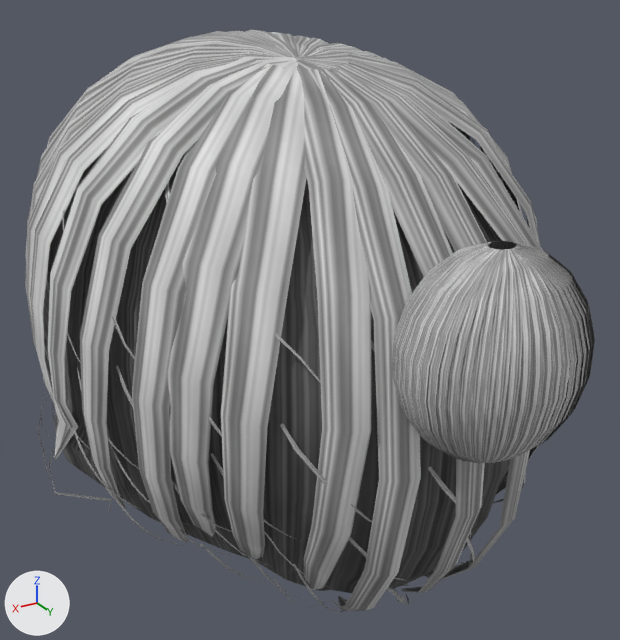
Two versions of the glTF model game/public/assets/models/hair/unified_f_bun.glb, one commit apart.
Camera for both pictures: a camera (50 mm lens) standing at (0.0808, 0.1303, 1.0201) and looking at (-0.0018, -0.0072, 0.9514). Lighting does not change. The marker at lower left points along +X, +Y and +Z. The picture after the commit comes second. Where no turn or scale is listed for an object, it has been applied to the vertices. Vertices at exactly the same position are counted once.

Script lines for the objects in view, before the commit:
```python
me_hair_coiled_bun = bpy.data.meshes.new('Hair_coiled_bun')
me_hair_coiled_bun.from_pydata(...)  # 1120 vertices, 1008 faces; spans x -0.0153..0.0153, y -0.0124..0.0124, z -0.0164..0.0165
me_hair_coiled_bun.materials.append(mat_hair_strands)  # picture img_hair_strand_albedo
me_hair_directional_locks_007 = bpy.data.meshes.new('Hair_directional_locks.007')
me_hair_directional_locks_007.from_pydata(...)  # 1280 vertices, 1728 faces; spans x -0.0516..0.0515, y -0.0762..0.047, z 0.9061..1.0055
me_hair_directional_locks_007.materials.append(mat_hair_strands)  # picture img_hair_strand_albedo
me_hair_layered_strands_007 = bpy.data.meshes.new('Hair_layered_strands.007')
me_hair_layered_strands_007.from_pydata(...)  # 1890 vertices, 1620 faces; spans x -0.0534..0.0532, y -0.0783..0.046, z 0.9028..1.0045
me_hair_layered_strands_007.materials.append(mat_hair_strands)  # picture img_hair_strand_albedo
me_hair_scalp_007 = bpy.data.meshes.new('Hair_scalp.007')
me_hair_scalp_007.from_pydata(...)  # 520 vertices, 960 faces; spans x -0.051..0.0507, y -0.0745..0.0434, z 0.9066..1.0025
me_hair_scalp_007.materials.append(mat_hair_roots)  # picture img_hair_strand_albedo_001
ob_hair_coiled_bun = bpy.data.objects.new('Hair_coiled_bun', me_hair_coiled_bun)
ob_hair_coiled_bun.location = (-0.0004, 0.0467, 0.9662)
ob_hair_directional_locks = bpy.data.objects.new('Hair_directional_locks', me_hair_directional_locks_007)
ob_hair_directional_locks.location = (0.0, 0.0, 0.0)
ob_hair_layered_strands = bpy.data.objects.new('Hair_layered_strands', me_hair_layered_strands_007)
ob_hair_layered_strands.location = (0.0, 0.0, 0.0)
ob_hair_scalp = bpy.data.objects.new('Hair_scalp', me_hair_scalp_007)
ob_hair_scalp.location = (0.0, 0.0, 0.0)
```
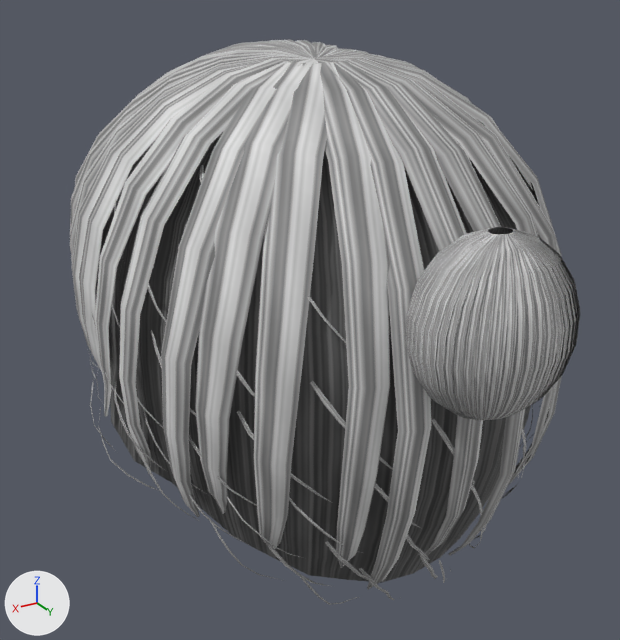
Changed parts and their boxes [x1, y1, x2, y2] in the pictures (620 x 640 px):
'Hair_directional_locks', reshaped
    before: [25, 30, 542, 611]
    after: [70, 39, 562, 590]
'Hair_scalp', reshaped
    before: [48, 121, 510, 593]
    after: [95, 131, 531, 583]
'Hair_coiled_bun', moved, rescaled (14% narrower, 13% shorter)
    before: [392, 241, 595, 463]
    after: [406, 227, 580, 420]

Patch to the scene script:
```diff
--- a/game/public/assets/models/hair/unified_f_bun.glb.py
+++ b/game/public/assets/models/hair/unified_f_bun.glb.py
@@ me_hair_directional_locks_007 @@
 # used by ob_hair_directional_locks; location = (0.0, 0.0, 0.0)
-me_hair_directional_locks_007.from_pydata(...)  # 1280 vertices, 1728 faces; spans x -0.0516..0.0515, y -0.0762..0.047, z 0.9061..1.0055
+me_hair_directional_locks_007.from_pydata(...)  # 1280 vertices, 1728 faces; spans x -0.0433..0.0436, y -0.0602..0.0465, z 0.9167..1.005
+# me_hair_directional_locks_007 part 1: 1280 of 1280 vertices moved; they spanned x -0.0516..0.0515, y -0.0762..0.047, z 0.9061..1.0055 and now span x -0.0433..0.0436, y -0.0602..0.0465, z 0.9167..1.005; mean shift (0.0003, 0.0084, 0.0042)
 me_hair_directional_locks_007.materials.append(mat_hair_strands)
@@ me_hair_scalp_007 @@
 # used by ob_hair_scalp; location = (0.0, 0.0, 0.0)
-me_hair_scalp_007.from_pydata(...)  # 520 vertices, 960 faces; spans x -0.051..0.0507, y -0.0745..0.0434, z 0.9066..1.0025
+me_hair_scalp_007.from_pydata(...)  # 520 vertices, 960 faces; spans x -0.0419..0.0422, y -0.0585..0.0428, z 0.9162..1.0024
+# me_hair_scalp_007 part 2: 520 of 520 vertices moved; they spanned x -0.051..0.0507, y -0.0745..0.0434, z 0.9066..1.0025 and now span x -0.0419..0.0422, y -0.0585..0.0428, z 0.9162..1.0024; mean shift (0.0003, 0.009, 0.0039)
 me_hair_scalp_007.materials.append(mat_hair_roots)
@@ me_hair_coiled_bun @@
 # used by ob_hair_coiled_bun; location = (-0.0004, 0.0467, 0.9662)
-me_hair_coiled_bun.from_pydata(...)  # 1120 vertices, 1008 faces; spans x -0.0153..0.0153, y -0.0124..0.0124, z -0.0164..0.0165
+me_hair_coiled_bun.from_pydata(...)  # 1120 vertices, 1008 faces; spans x -0.013..0.013, y -0.0105..0.0105, z -0.0139..0.014
+# me_hair_coiled_bun part 3: the whole mesh is scaled about its middle by 0.849
 me_hair_coiled_bun.materials.append(mat_hair_strands)
@@ ob_hair_coiled_bun @@
 ob_hair_coiled_bun = bpy.data.objects.new('Hair_coiled_bun', me_hair_coiled_bun)
-ob_hair_coiled_bun.location = (-0.0004, 0.0467, 0.9662)
+ob_hair_coiled_bun.location = (0.0003, 0.0469, 0.9709)
```
